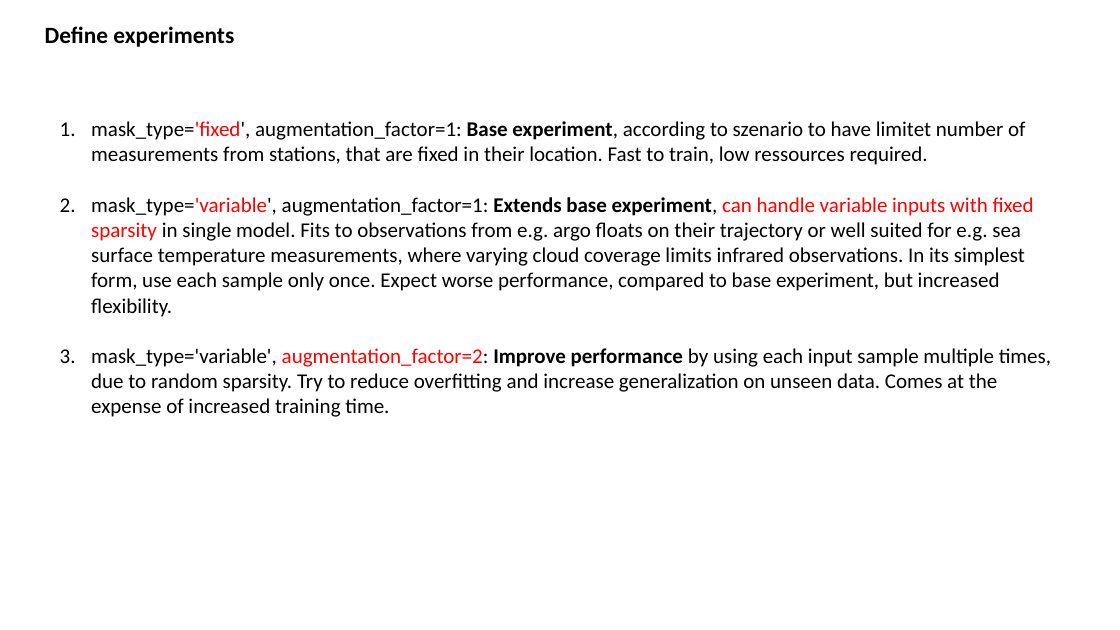
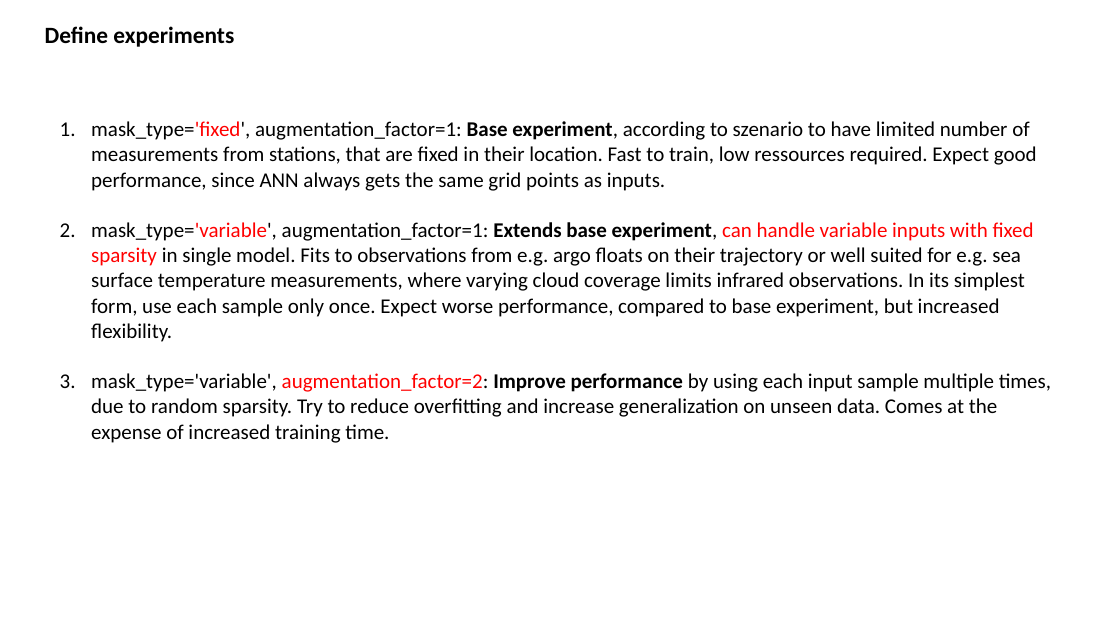
Before and after one commit to MarcoLandtHayen/reconstruct-sparse-inputs, a slide deck: slide 4 of presentations/unet_4conv_slp_realworld.pptx. Drawn at 1120x630 pixels with LibreOffice and Linux fonts; fonts in the diff are those of the drawing. Boxes give left, top, right and bottom in pixels: in the first picture for what was removed or moved away, otherwise in the second. Text is boxed around its words. In the diff, an @@ line names an element or a change of style, - is before the commit and + after.

```diff
--- a/presentations/unet_4conv_slp_realworld.pptx
+++ b/presentations/unet_4conv_slp_realworld.pptx
@@ text at box(91, 121, 1037, 191): text changed @@
-1. mask_type='fixed', augmentation_factor=1: Base experiment, according to szenario to have limitet number of measurements from stations, that are fixed in their location. Fast to train, low ressources required.
+1. mask_type='fixed', augmentation_factor=1: Base experiment, according to szenario to have limited number of measurements from stations, that are fixed in their location. Fast to train, low ressources required. Expect good performance, since ANN always gets the same grid points as inputs.
```
Also in this commit, not shown: 5 other slides changed, 1 slide added.
